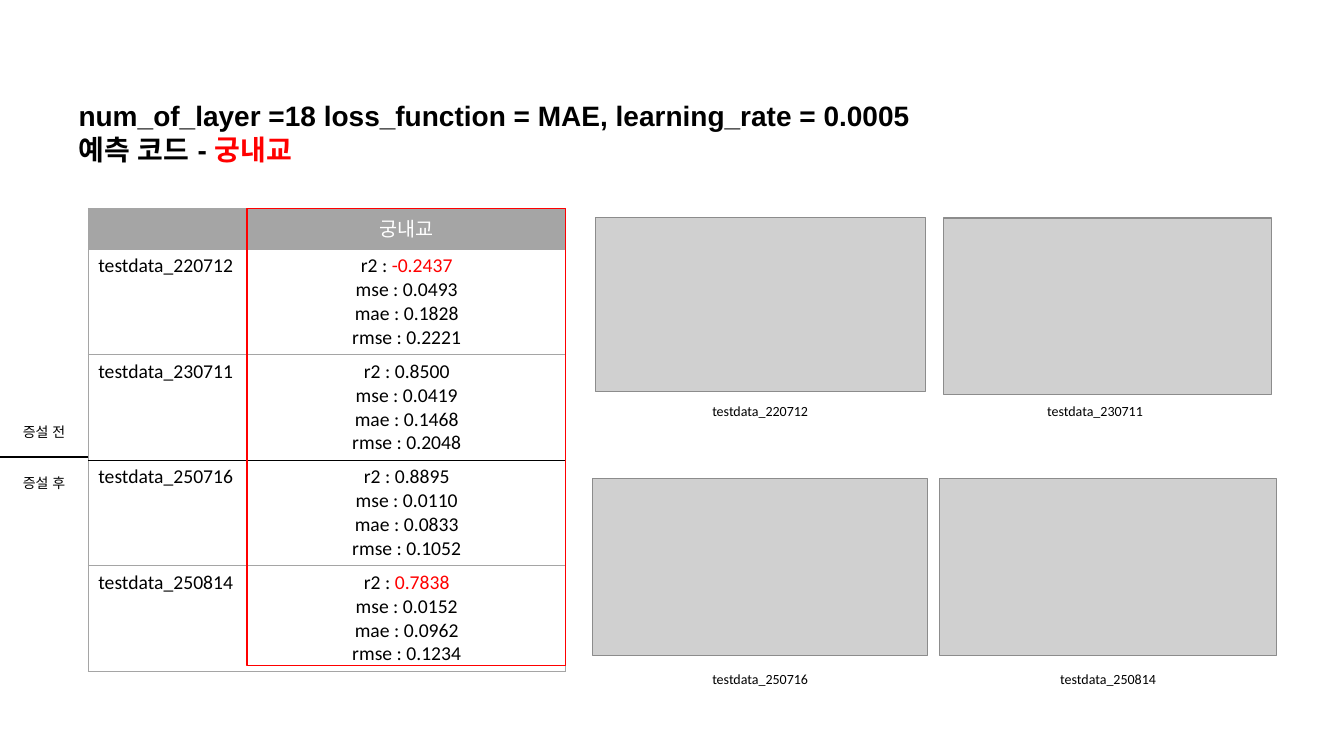
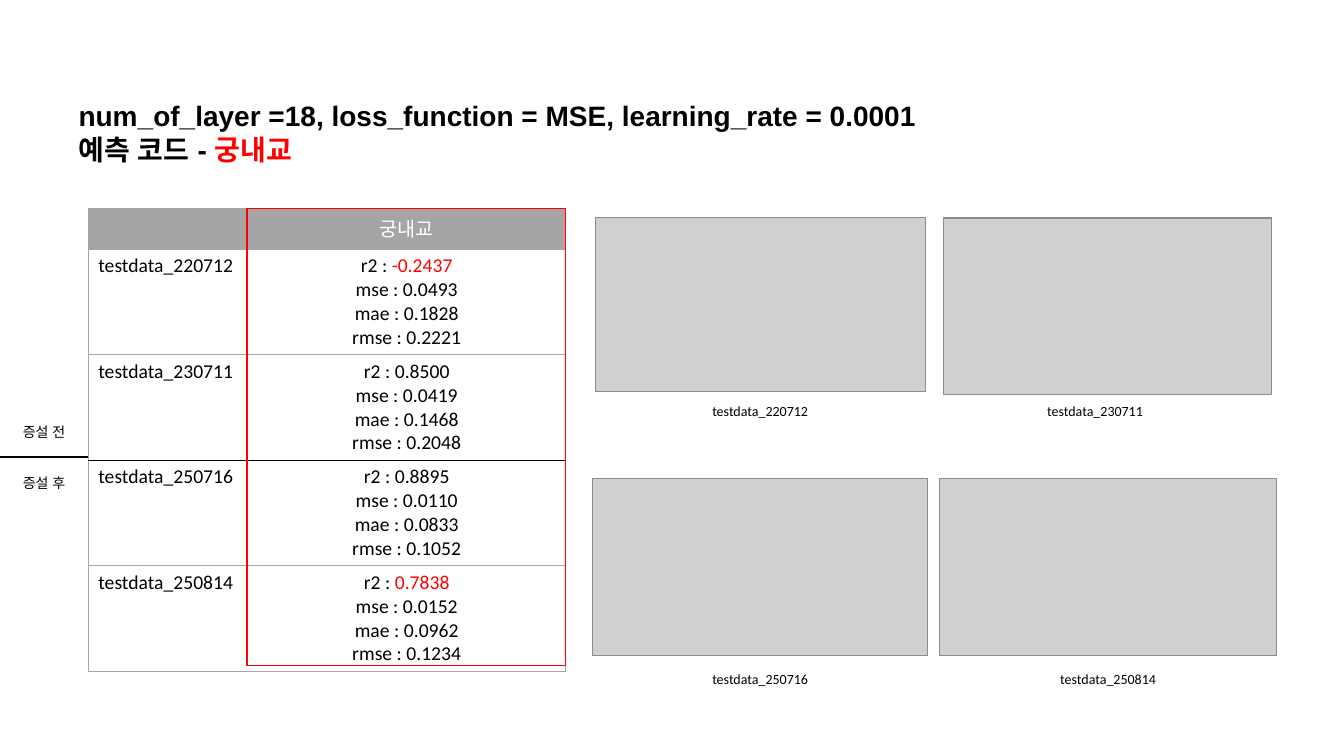
Before and after one commit to JEONGMIN0000/LSTM_Practice, a slide deck: slide 5 of result/AI 모델 결과 보고.pptx. Drawn at 1344x756 pixels with LibreOffice and Linux fonts; fonts in the diff are those of the drawing; grey boxes stand for pictures. Boxes give left, top, right and bottom in pixels: in the first picture for what was removed or moved away, otherwise in the second. Text is boxed around its words. In the diff, an @@ line names an element or a change of style, - is before the commit and + after.

```diff
--- a/result/AI 모델 결과 보고.pptx
+++ b/result/AI 모델 결과 보고.pptx
@@ text at [79, 105, 916, 131]: text changed @@
-num_of_layer =18 loss_function = MAE, learning_rate = 0.0005
+num_of_layer =18, loss_function = MSE, learning_rate = 0.0001
```
Also in this commit, not shown: 1 other file.
